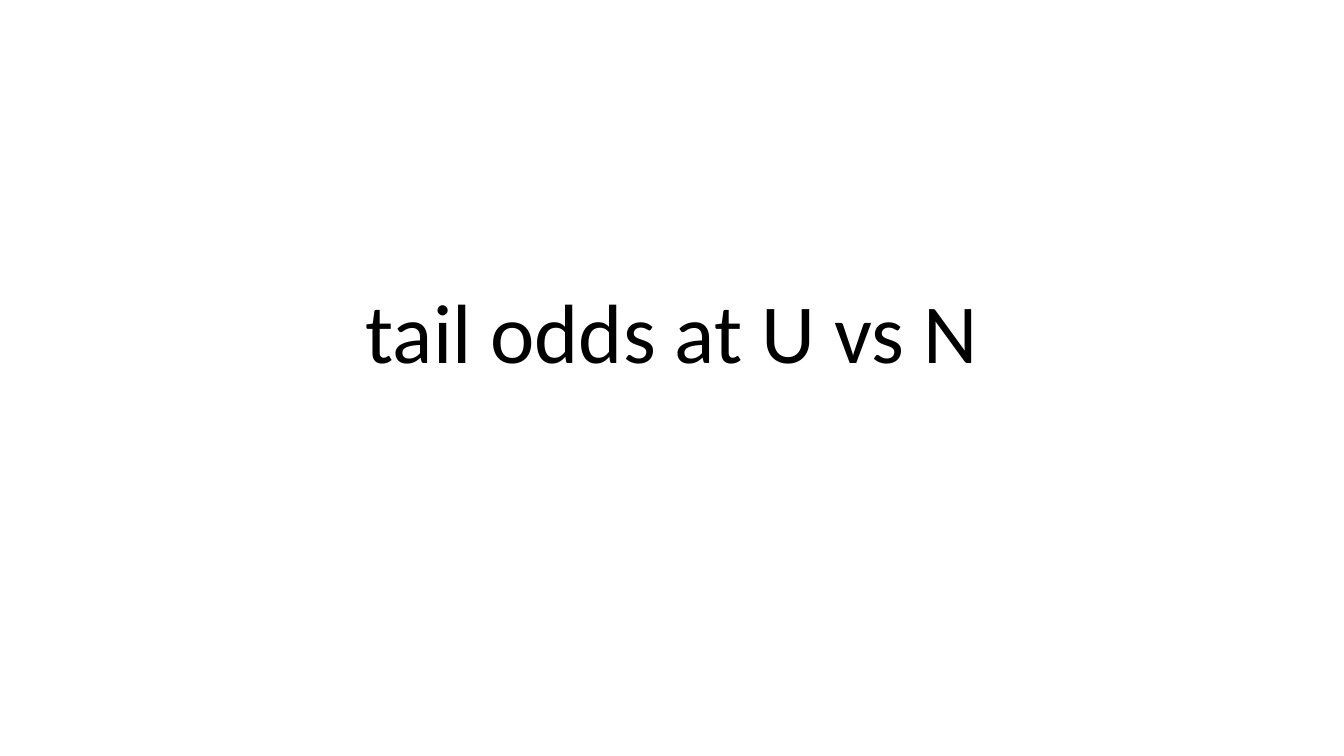
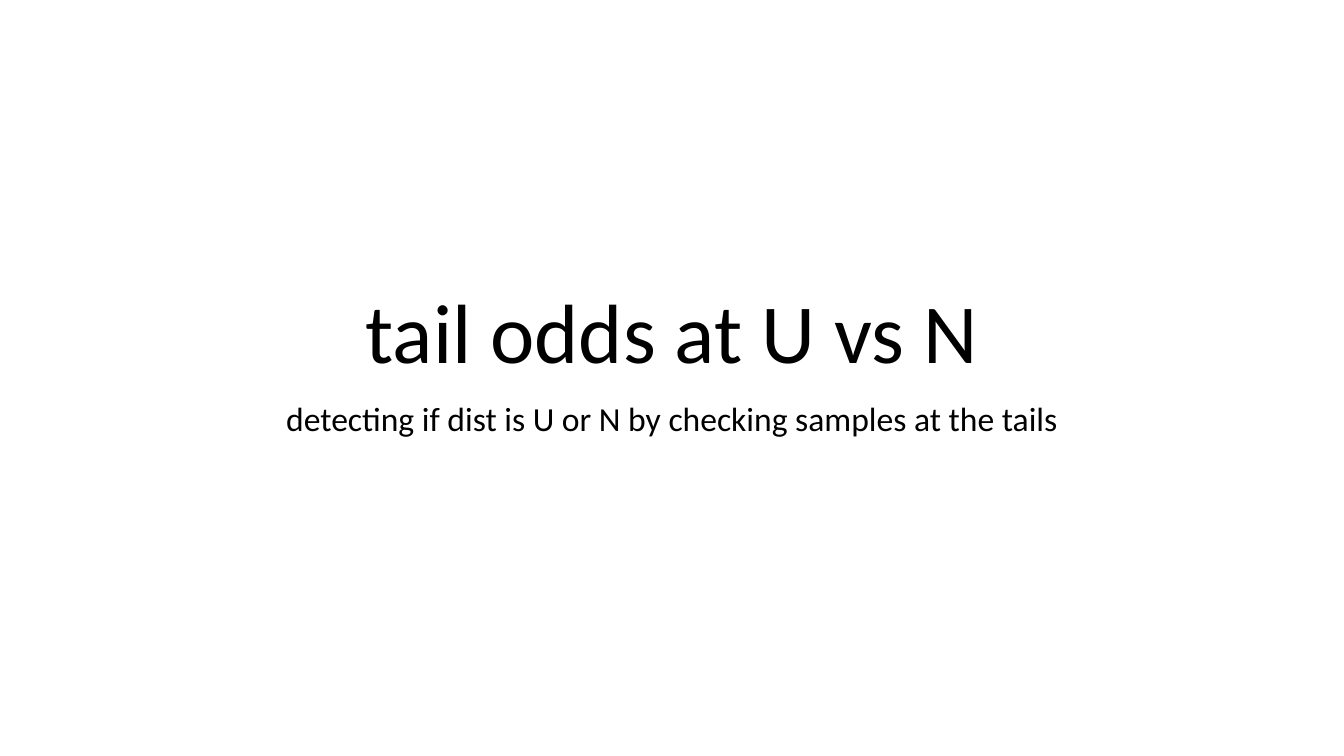
Before and after one commit to lisrael1/quants, a slide deck: slide 1 of code/results/detecting output dist/tail odds at U vs N.pptx. Drawn at 1344x756 pixels with LibreOffice and Linux fonts; fonts in the diff are those of the drawing. Boxes give left, top, right and bottom in pixels: in the first picture for what was removed or moved away, otherwise in the second. Text is boxed around its words. In the diff, an @@ line names an element or a change of style, - is before the commit and + after.

Commit message:
adding detecting output dist

```diff
--- a/code/results/detecting output dist/tail odds at U vs N.pptx
+++ b/code/results/detecting output dist/tail odds at U vs N.pptx
@@ subtitle added at (286,407,1057,437), 24 pt, text #000000 @@
+detecting if dist is U or N by checking samples at the tails
```
Also in this commit, not shown: 7 other slides changed, 7 slides added, 4 other files.
